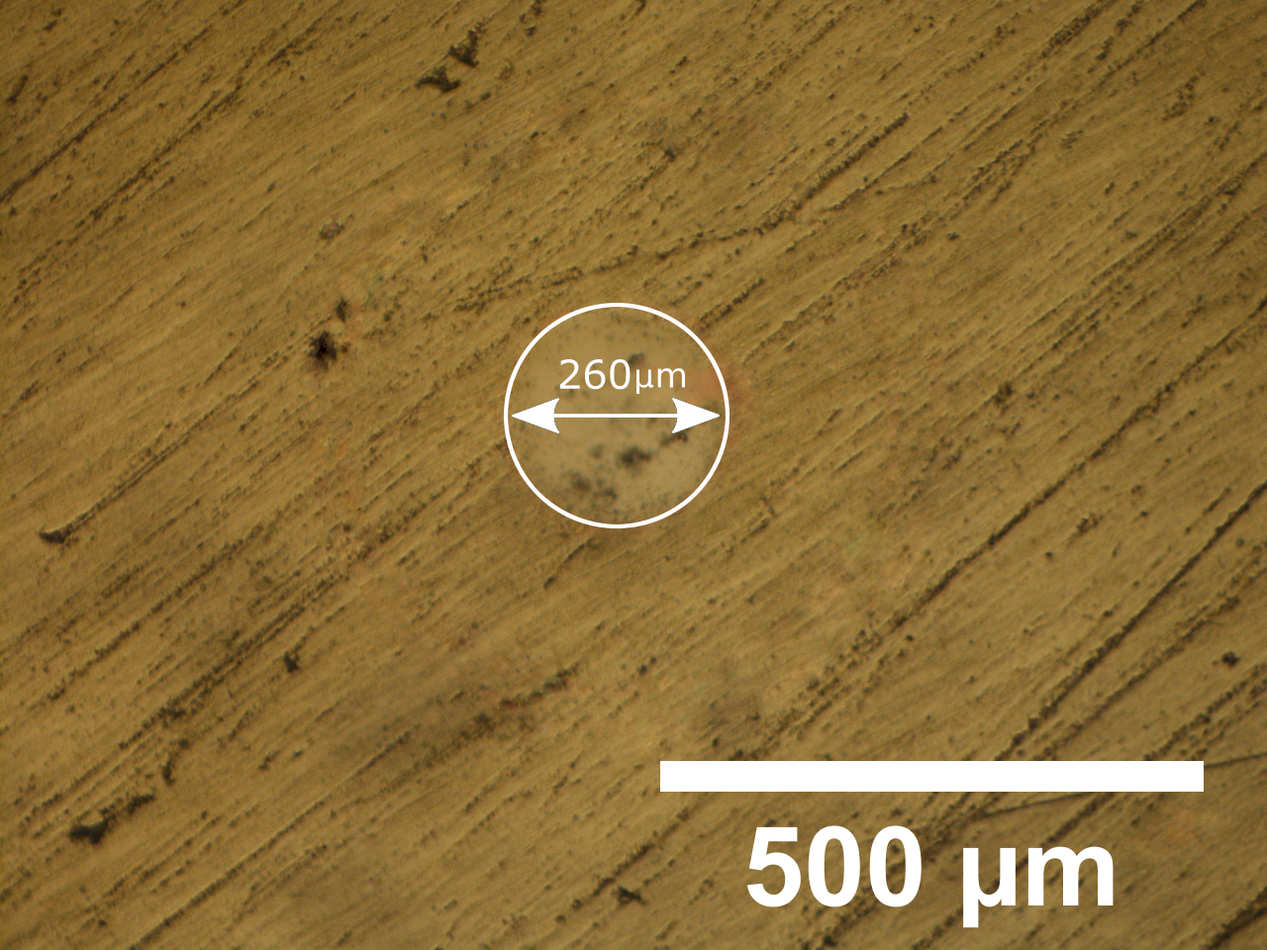
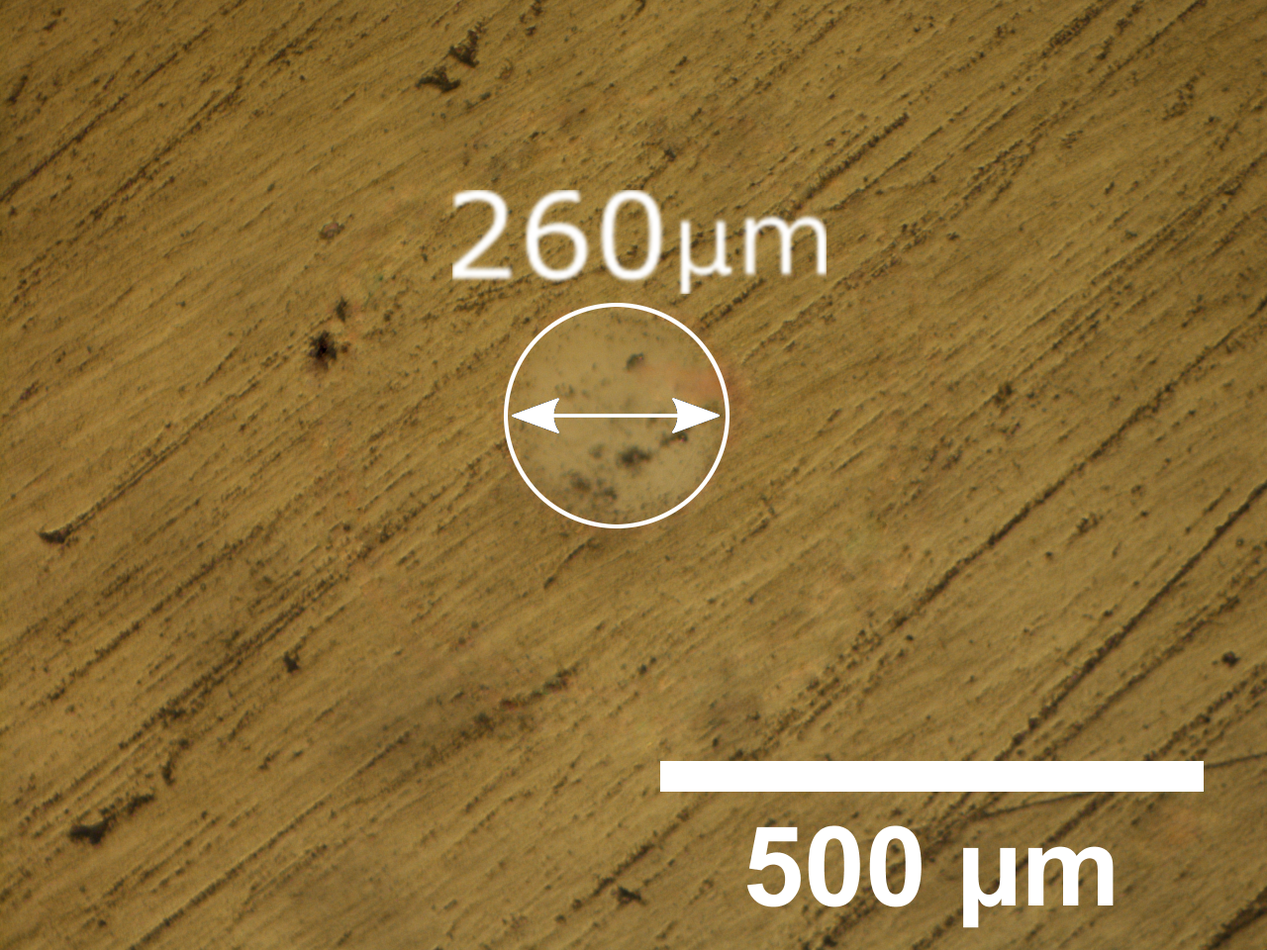
Revision of a layered 1267 x 950 image; what changed, layer by layer:
removed layer "260.png" over [560, 359, 685, 394]
added layer "Transformation" above "idicators" over [452, 190, 827, 294]
